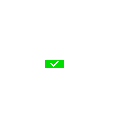
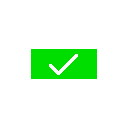
The second (128, 128) image is a revision of the first. Changes to its layers:
added layer "Layer 10" above "Layer 9" over [49, 54, 78, 75]
added layer "Layer 9" above "Layer 8" over [31, 49, 97, 79]
